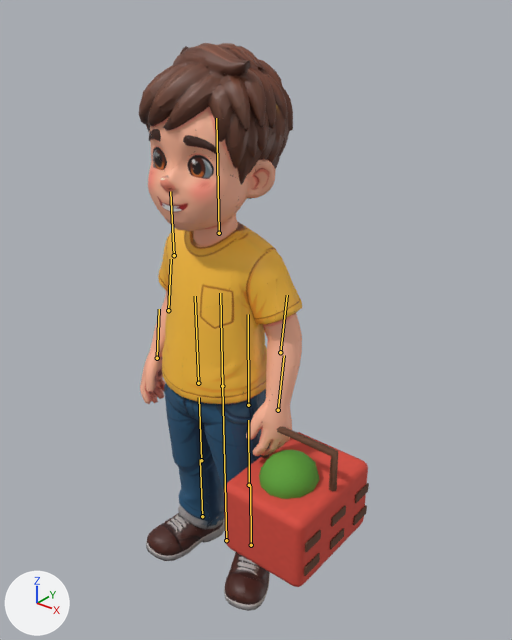
Two versions of the FBX model unity/CheckoutSimulator/Assets/Art/Characters/Meshy/Customer_01.fbx, one commit apart.
Before and after are seen from a camera (50 mm lens) standing at (1.83, -2.05, 2.56) and looking at (0.16, 0.04, 1.27). Arrows for +X, +Y and +Z are at lower left; the lights stay in place. The older version comes first. Both versions are drawn at frame 1 of the action 'Customer_01_Rig|Customer_01_Rig|Walking'; the numbers are the values there. The bones that change, and the others that lie on the model, are drawn over the model as lines.

The first picture shows 'Customer_01_Body', 'Customer_01_Prop'.
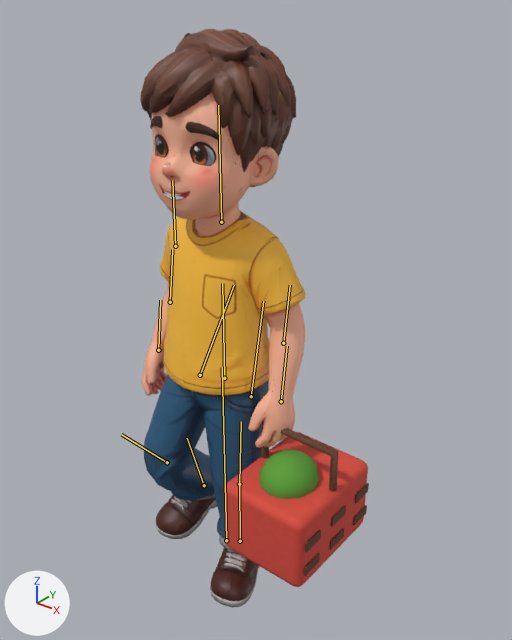
Changed parts and their boxes (x1, y1, x2, y2) in the pictures (512 x 640 px):
'Customer_01_Body', posed
    before: (139, 43, 302, 611)
    after: (140, 29, 305, 607)
bone 'Torso', root to tip
    before: (222, 386) to (220, 293)
    after: (224, 378) to (222, 283)
bone 'Thigh_L', root to tip
    before: (198, 383) to (195, 296)
    after: (200, 375) to (234, 285)
bone 'Shin_L', root to tip
    before: (201, 460) to (199, 397)
    after: (167, 462) to (121, 434)
bone 'Foot_L', root to tip
    before: (202, 516) to (200, 459)
    after: (204, 485) to (187, 438)
bone 'Thigh_R', root to tip
    before: (248, 405) to (248, 314)
    after: (251, 396) to (263, 301)
bone 'Shin_R', root to tip
    before: (249, 485) to (248, 420)
    after: (239, 484) to (241, 421)
bone 'Foot_R', root to tip
    before: (251, 545) to (250, 486)
    after: (240, 541) to (239, 481)

The change in detail:
Bone 'Torso' (bone_torso) moves from (0.0, -0.054, 0.0) to (0.014, -0.006, 0.0).
Bone 'Thigh_L' (bone_thigh_l) turns from (0, 0, 0) to (-28, 1, -6) degrees about its own x, y and z.
Bone 'Shin_L' (bone_shin_l) turns from (0, 0, 0) to (68, -6, 7) degrees about its own x, y and z.
Bone 'Foot_L' (bone_foot_l) turns from (0, 0, 0) to (-23, 7, -7) degrees about its own x, y and z.
Bone 'Thigh_R' (bone_thigh_r) turns from (0, 0, 0) to (-9, 1, -1) degrees about its own x, y and z.
Bone 'Shin_R' (bone_shin_r) turns from (0, 0, 0) to (12, 0, -2) degrees about its own x, y and z.
Bone 'Foot_R' (bone_foot_r) turns from (0, 0, 0) to (-3, -4, 4) degrees about its own x, y and z.
